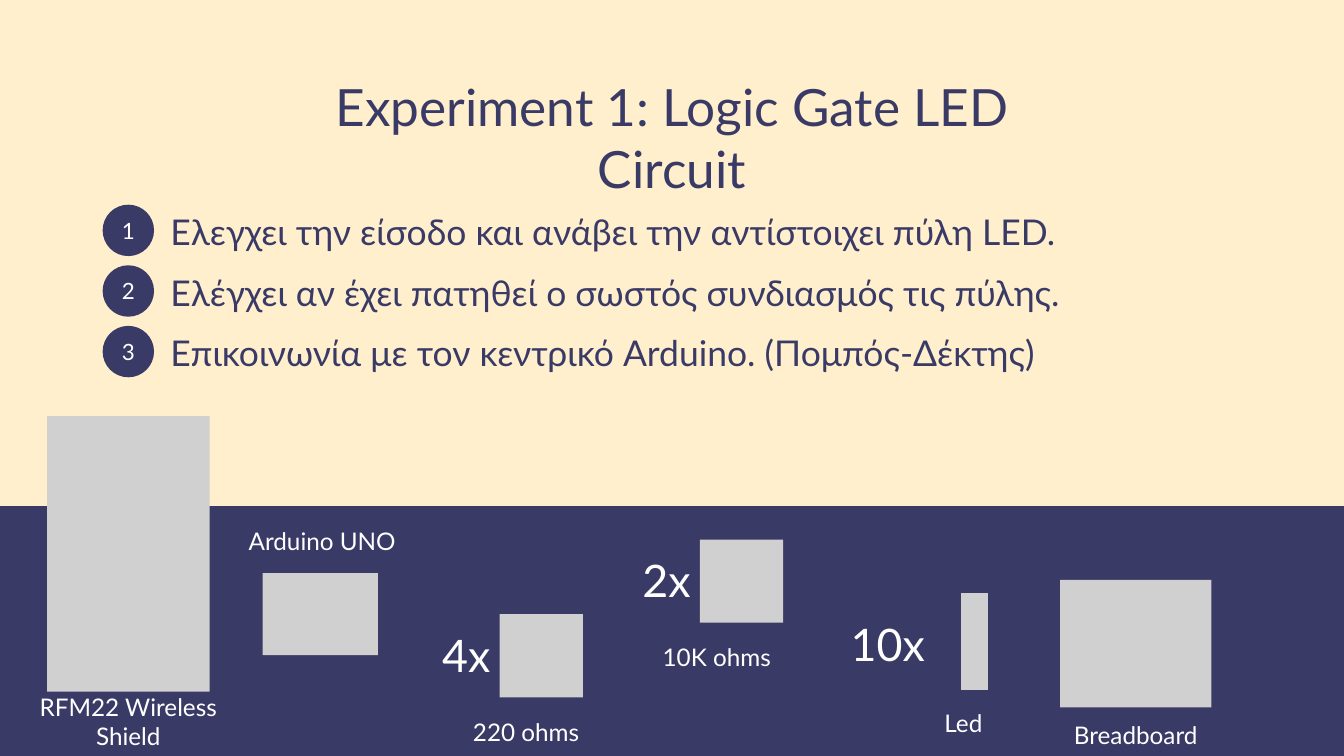
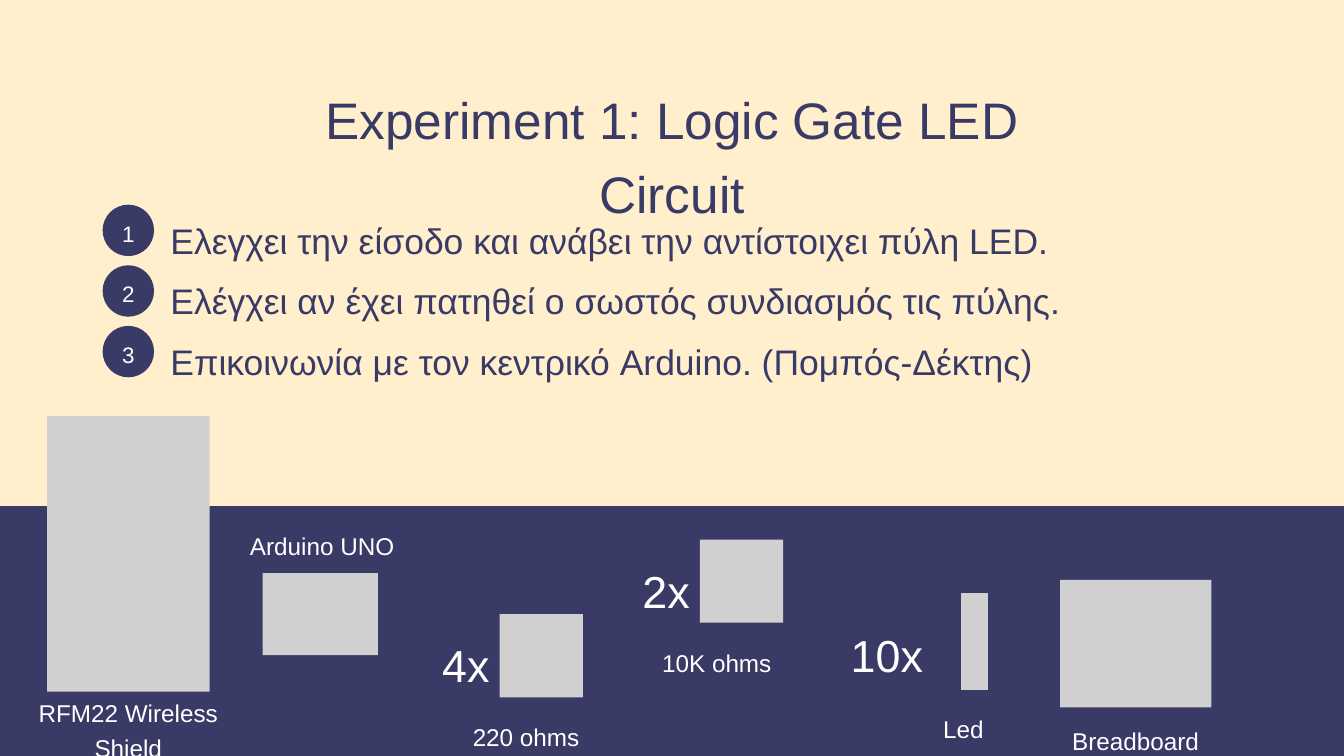
Before and after one commit to ChrysKoum/MeshDuino, a slide deck: slide 6 of MeshDuino.pptx (slide 5 before the commit). Drawn at 1344x756 pixels with LibreOffice and Linux fonts; fonts in the diff are those of the drawing; grey boxes stand for pictures. Boxes give left, top, right and bottom in pixels: in the first picture for what was removed or moved away, otherwise in the second. Text is boxed around its words. In the diff, an @@ line names an element or a change of style, - is before the commit and + after.

```diff
--- a/MeshDuino.pptx
+++ b/MeshDuino.pptx
@@ text "Experiment 1: Logic Gate LED ..." at (326,102,1018,214): font Lato to Arial; line spacing 66pt to 1.2 @@
@@ font Lato to Arial; line spacing 28.8pt to 1.2 in 3 elements at (122,226,134,242), (122,286,134,302), (122,347,134,363) @@
@@ font Lato to Arial; line spacing 45.6pt to 1.2 in 3 elements at (170,227,1048,261), (170,287,1060,322), (170,348,1033,382) @@
@@ font Lato to Arial; line spacing 57.6pt to 1.2 in 3 elements at (442,651,489,682), (642,576,689,608), (851,640,923,673) @@
@@ font Lato to Arial; line spacing 31.2pt to 1.2 in 6 elements at (39,704,218,723), (250,537,394,556), (473,728,579,747), (662,654,771,673), (943,720,983,738), (1072,732,1199,751) @@
```
Also in this commit, not shown: 11 other slides changed, 1 slide added, 4 other files.
